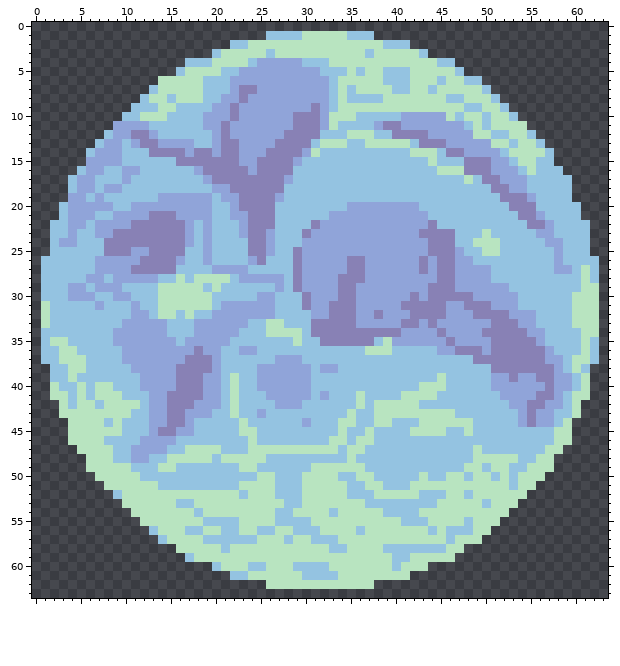
One commit to this pixel-art sprite: Assets/Texture/Element/moon.png. This is how it looked before the edit.
The file is 64x64 pixels.
The same view after the edit:
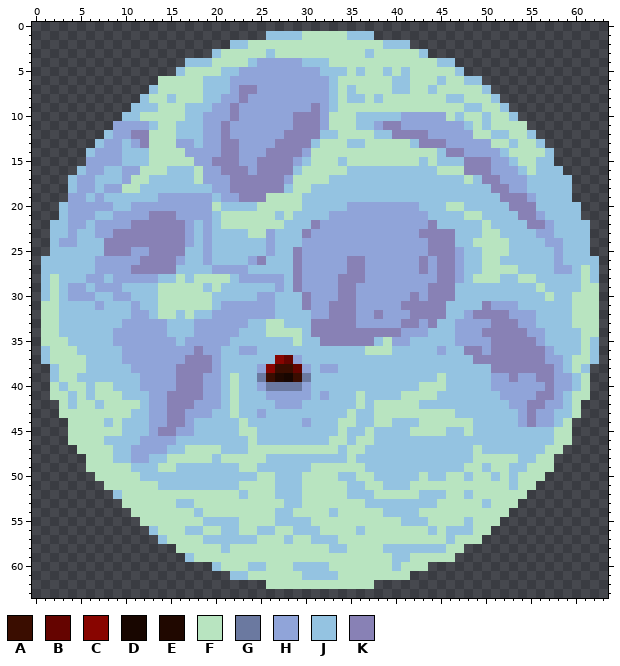
Palette (. is transparent): A #3a0d00  B #650400  C #880500  D #180600  E #200800  F #b8e4c0  G #6b79a0  H #90a4d9  J #94c3e1  K #8881b5
Diff:
{"y":5,"x":40,"old":"J","new":"F"}
{"y":6,"x":39,"old":"J","new":"F"}
{"y":8,"x":37,"old":"J","new":"F"}
{"y":9,"x":16,"old":"J","new":"F"}
{"y":10,"x":15,"old":"JJ","new":"FF"}
{"y":11,"x":14,"old":"JJ","new":"FF"}
{"y":11,"x":34,"old":"JJ","new":"FF"}
{"y":12,"x":13,"old":"HJJ","new":"FFF"}
{"y":12,"x":19,"old":"J","new":"H"}
{"y":12,"x":34,"old":"J","new":"F"}
{"y":13,"x":13,"old":"KHH","new":"FFF"}
{"y":13,"x":19,"old":"J","new":"H"}
{"y":14,"x":13,"old":"KKKK","new":"FFFF"}
{"y":14,"x":18,"old":"KK","new":"HH"}
{"y":14,"x":32,"old":"JJJJJJJJJJ","new":"FFFFFFFFFF"}
{"y":15,"x":13,"old":"JJJKKKK","new":"FFFFFHH"}
{"y":15,"x":31,"old":"JJJ","new":"FFF"}
{"y":15,"x":35,"old":"JJJJJJJJ","new":"FFFFFFFF"}
{"y":16,"x":12,"old":"JJJ","new":"FFF"}
{"y":16,"x":18,"old":"HKK","new":"FHH"}
{"y":16,"x":30,"old":"JJJJJ","new":"FFFFF"}
{"y":17,"x":11,"old":"JJ","new":"FF"}
{"y":17,"x":18,"old":"J","new":"F"}
{"y":17,"x":20,"old":"KK","new":"HH"}
{"y":17,"x":29,"old":"JJJJ","new":"FFFF"}
{"y":18,"x":10,"old":"JJ","new":"FF"}
{"y":18,"x":29,"old":"JJ","new":"FF"}
{"y":19,"x":26,"old":"KHJJ","new":"FFFF"}
{"y":20,"x":20,"old":"J","new":"F"}
{"y":20,"x":22,"old":"HKKKKJJJ","new":"JJJFFFFF"}
{"y":20,"x":46,"old":"JJ","new":"FF"}
{"y":21,"x":21,"old":"JHHKKK","new":"FFFFFF"}
{"y":21,"x":28,"old":"J","new":"F"}
{"y":21,"x":48,"old":"JJ","new":"FF"}
{"y":22,"x":21,"old":"JJHKKKJ","new":"FFFFFFF"}
{"y":22,"x":50,"old":"J","new":"F"}
{"y":23,"x":23,"old":"HKK","new":"JFF"}
{"y":23,"x":51,"old":"J","new":"F"}
{"y":24,"x":24,"old":"KK","new":"JJ"}
{"y":24,"x":52,"old":"J","new":"F"}
{"y":25,"x":24,"old":"KK","new":"JJ"}
{"y":25,"x":52,"old":"J","new":"F"}
{"y":26,"x":48,"old":"H","new":"J"}
{"y":26,"x":50,"old":"JJ","new":"FF"}
{"y":27,"x":48,"old":"HHHJJJ","new":"JJFFFF"}
{"y":28,"x":2,"old":"J","new":"F"}
{"y":28,"x":48,"old":"HHHJ","new":"JFFF"}
{"y":28,"x":54,"old":"JJ","new":"FF"}
{"y":29,"x":2,"old":"J","new":"F"}
{"y":29,"x":47,"old":"HHHHHH","new":"JJJJJJ"}
{"y":29,"x":56,"old":"J","new":"F"}
{"y":30,"x":2,"old":"J","new":"F"}
{"y":30,"x":47,"old":"KKHHHHH","new":"JJJJJJJ"}
{"y":30,"x":57,"old":"J","new":"F"}
{"y":31,"x":2,"old":"J","new":"F"}
{"y":31,"x":46,"old":"HHKK","new":"JJJJ"}
{"y":32,"x":2,"old":"J","new":"F"}
{"y":32,"x":46,"old":"HH","new":"JJ"}
{"y":33,"x":2,"old":"J","new":"F"}
{"y":33,"x":45,"old":"HH","new":"JJ"}
{"y":34,"x":1,"old":"JJ","new":"FF"}
{"y":34,"x":44,"old":"HKH","new":"JJJ"}
{"y":35,"x":1,"old":"J","new":"F"}
{"y":35,"x":42,"old":"HHHHK","new":"JJJJJ"}
{"y":36,"x":2,"old":"J","new":"F"}
{"y":36,"x":46,"old":"HK","new":"JJ"}
{"y":37,"x":2,"old":"J","new":"F"}
{"y":37,"x":27,"old":"HH","new":"CB"}
{"y":38,"x":3,"old":"J","new":"F"}
{"y":38,"x":26,"old":"HHHH","new":"CAAB"}
{"y":39,"x":3,"old":"J","new":"F"}
{"y":39,"x":25,"old":"HHHHHH","new":"GAEDAG"}
{"y":40,"x":4,"old":"J","new":"F"}
{"y":40,"x":26,"old":"HHHH","new":"GGGG"}
{"label":"changed","picture_box":[122,67,554,355]}
{"label":"changed","picture_box":[41,274,77,391]}
{"label":"changed","picture_box":[257,355,311,391]}
